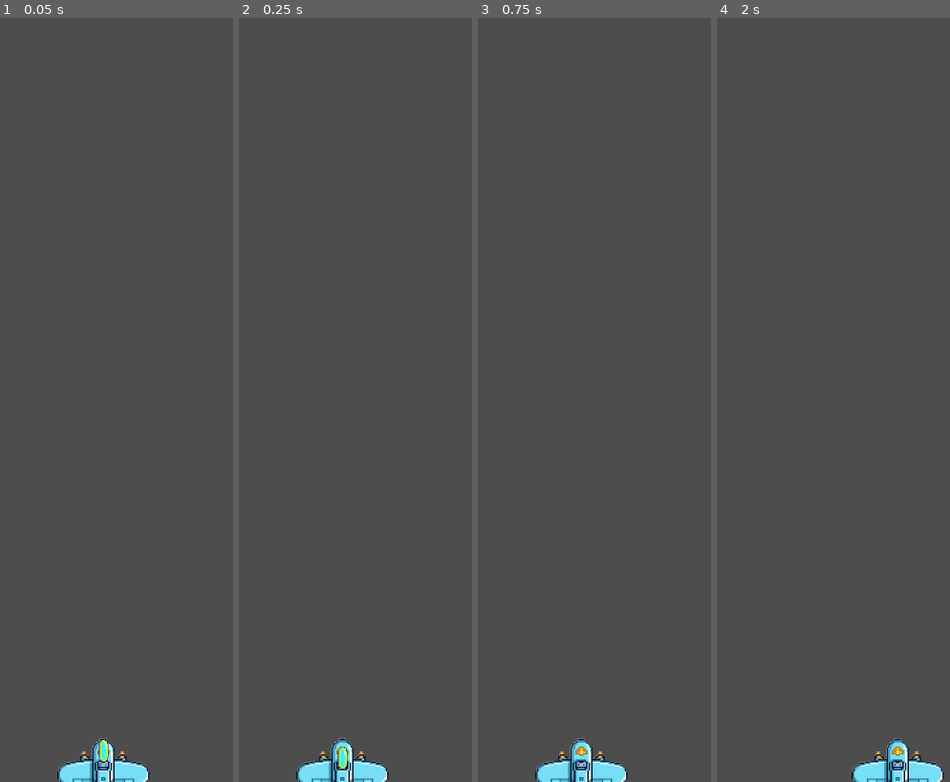
Above: before the commit, frames 1-4 (left to right).
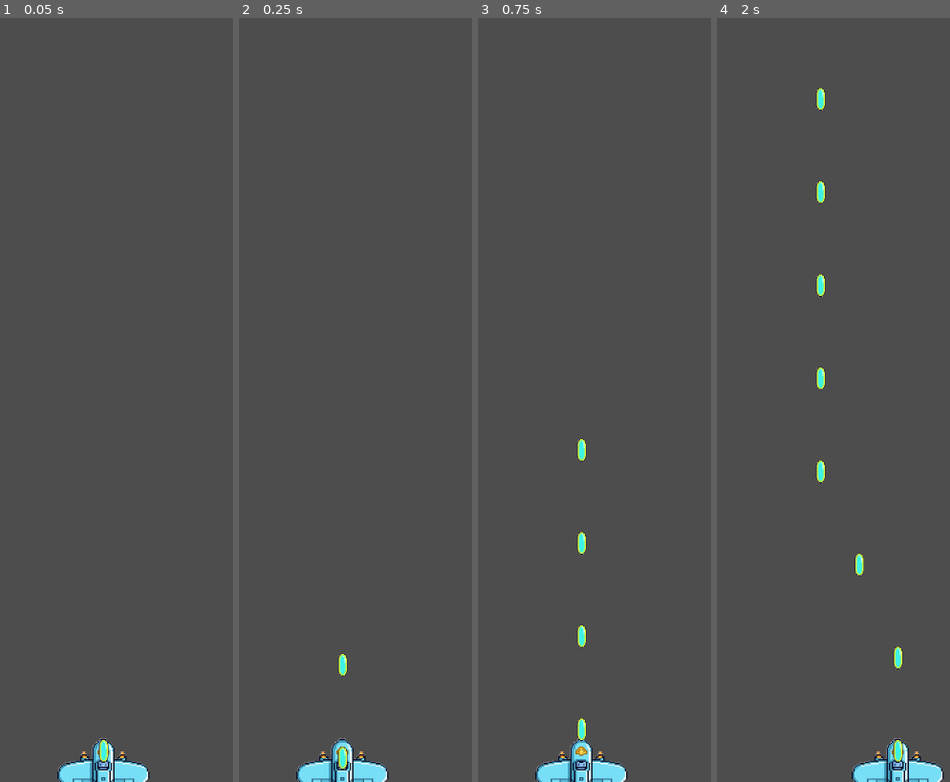
Above: after the commit, the same moments.

Repository: qingzhixing/plane-war
Game: Godot game, scene res://scenes/Main.tscn
The game is run twice, just before and just after one commit, with the same random seed, the same clock (stepped at 60 frames per second) and the same inputs.
Inputs (mouse positions are in pixels of both pictures, inside the frame that each line leads up to):
- Up to frame 1 (0.05 s): no input
- Up to frame 2 (0.25 s): no input
- Up to frame 3 (0.75 s): move the mouse to (692, 361) at 0.52 s; click (692, 361) at 0.67 s
- Up to frame 4 (2 s): drag from (outside the picture) to (791, 552) at 1.27 s

Frame 1 is identical in both runs. In frame 2, less than 0.1% of the frame differs, in the area x 42-47%, y 83-87%; in frame 3, 0.4%; in frame 4, 0.8%, in the area x 42-80%, y 9-98%.

Commit message:
🐛 FIX: Prevent non-enemy bodies from applying damage in player_bullet script

Diff:
--- a/scripts/player_bullet.gd
+++ b/scripts/player_bullet.gd
@@ -12,6 +12,8 @@
 	body_entered.connect(_on_body_entered)
 
 func _on_body_entered(body: Node) -> void:
+	if not body.is_in_group("enemy"):
+		return
 	if body.has_method("apply_damage"):
 		body.apply_damage(damage)
 	queue_free()
